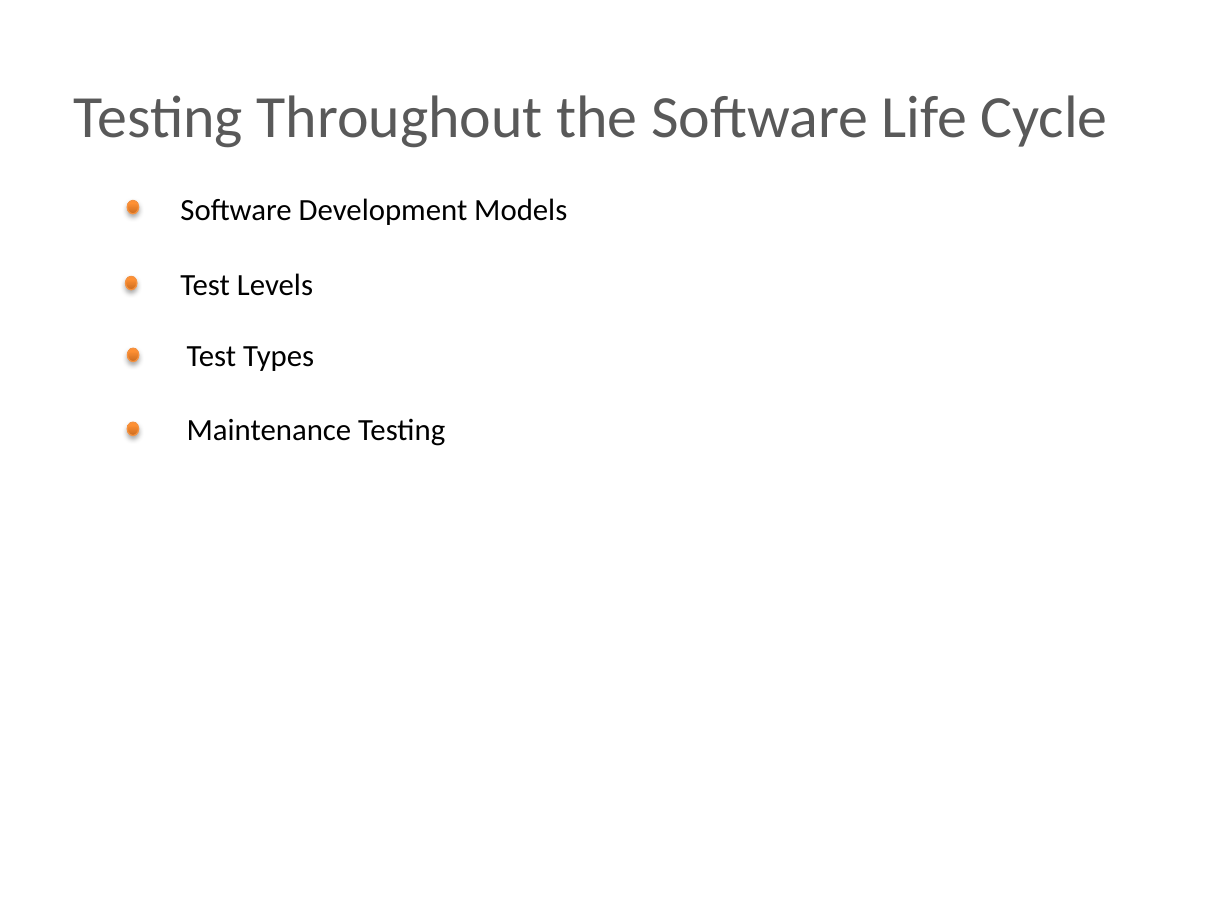
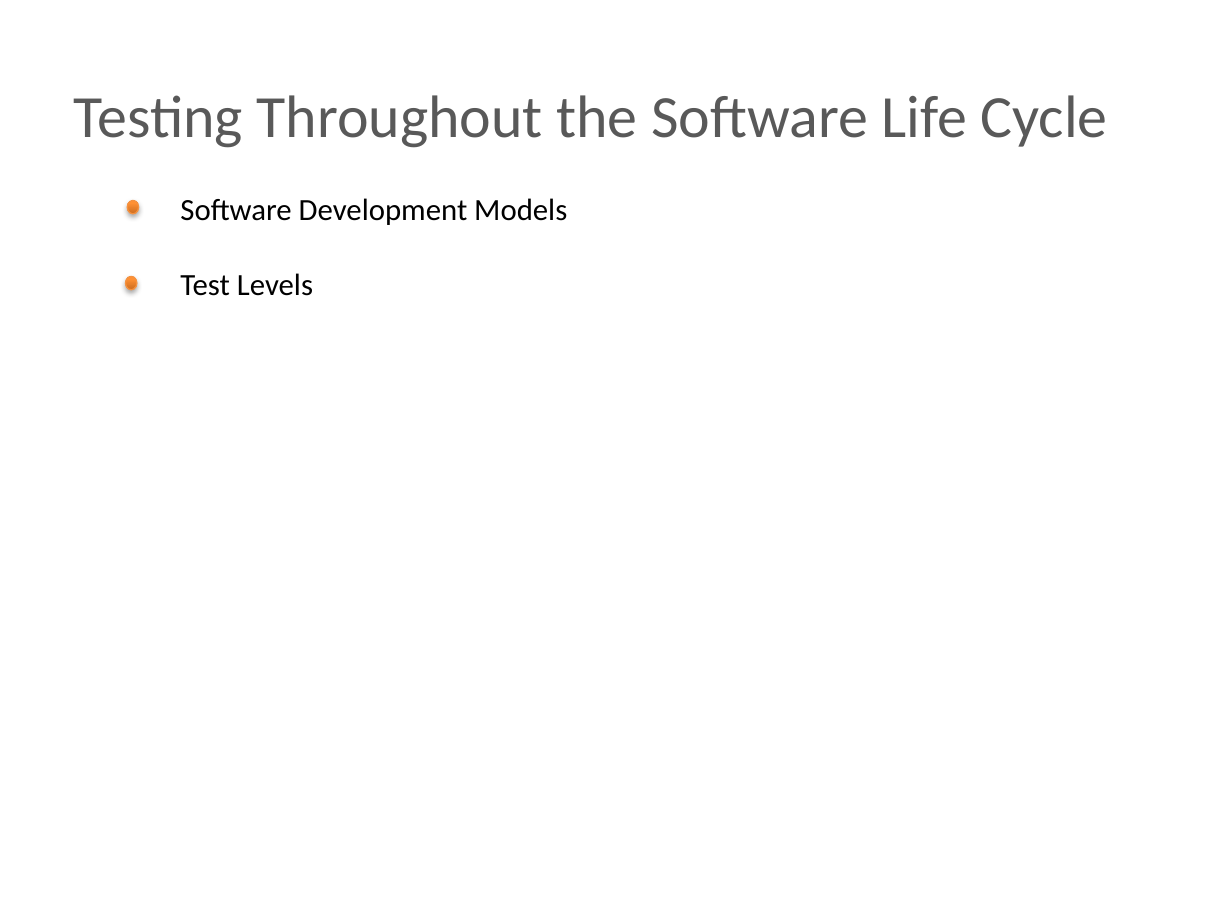
Before and after one commit to BigRacer/swtesting, a slide deck: slide 3 of inna/Занятие 2.pptx. Drawn at 1232x924 pixels with LibreOffice and Linux fonts; fonts in the diff are those of the drawing; background and template pictures are left out. Boxes give left, top, right and bottom in pixels: in the first picture for what was removed or moved away, otherwise in the second. Text is boxed around its words. In the diff, an @@ line names an element or a change of style, - is before the commit and + after.

```diff
--- a/inna/Занятие 2.pptx
+++ b/inna/Занятие 2.pptx
@@ ellipse removed at (x1=127, y1=349, x2=138, y2=362) @@
@@ text removed at (x1=187, y1=346, x2=314, y2=371) @@
-Test Types
@@ text removed at (x1=187, y1=418, x2=445, y2=446) @@
-Maintenance Testing
@@ ellipse removed at (x1=127, y1=423, x2=138, y2=436) @@
```
Also in this commit, not shown: 2 other slides changed, 2 slides added, 1 other file.
